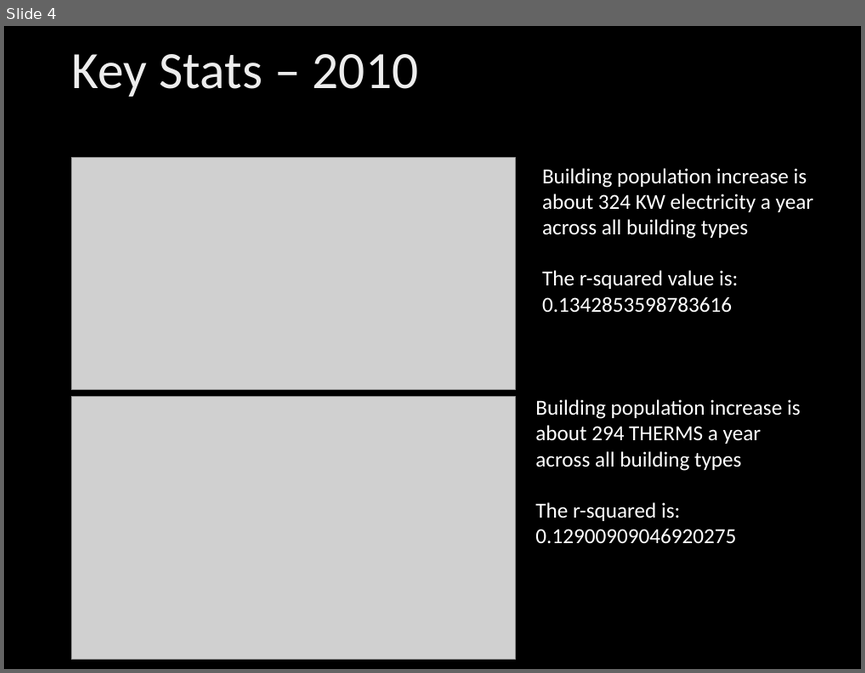
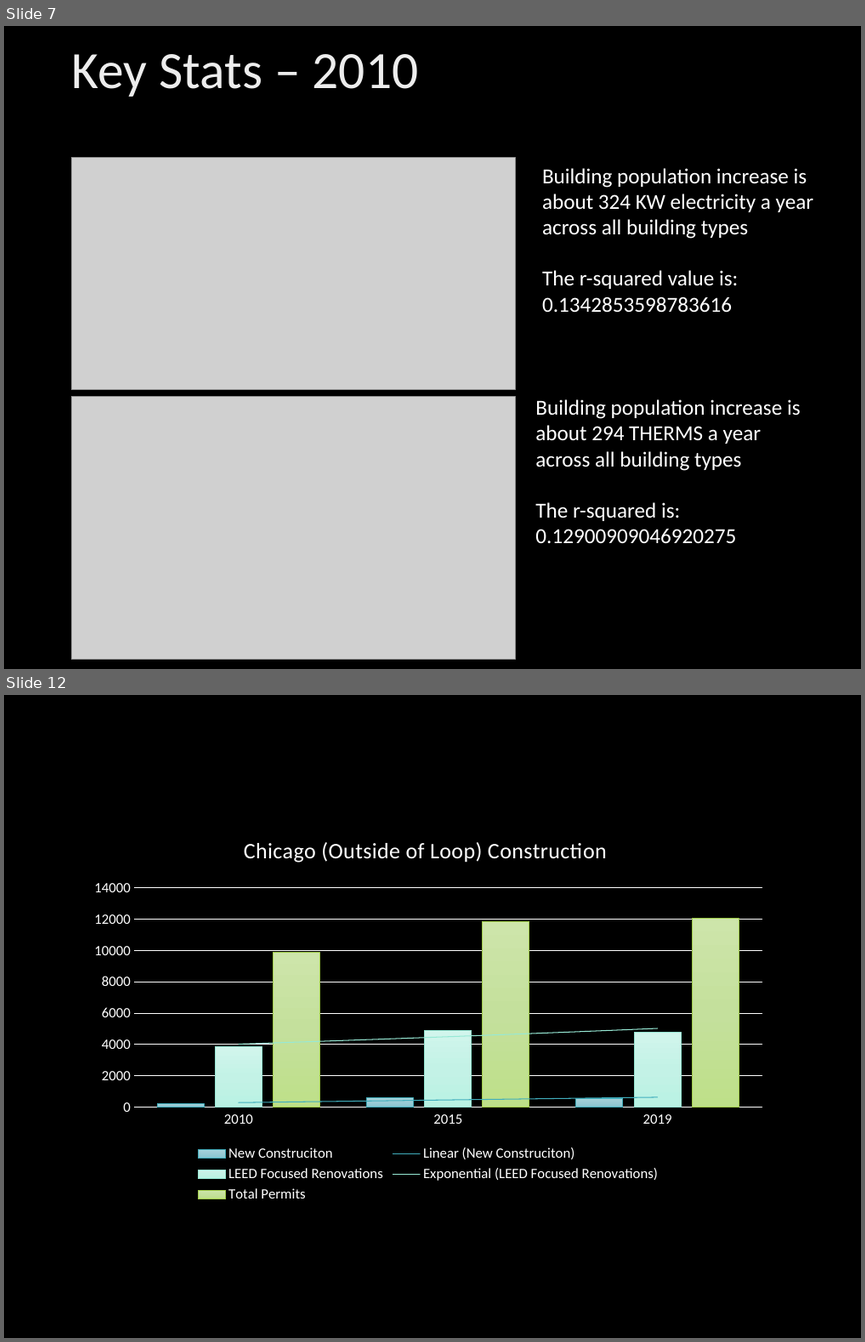
Before and after one commit to byoung11644/Chicago_Energy, a slide deck: Energy ppt.pptx. Shown one above the other, each under a label of ours: slide 4 before the commit, slides 7 and 12 after it; the slides between them are not shown. The pictures are 865x673 and 865x1342 pixels, drawn with LibreOffice and Linux fonts; fonts in the diff are those of the drawing; grey boxes stand for pictures; background and template pictures are left out. Boxes give left, top, right and bottom in pixels: in the first picture for what was removed or moved away, otherwise in the second. Text is boxed around its words. In the diff, an @@ line names an element or a change of style, - is before the commit and + after.

```diff
--- a/Energy ppt.pptx
+++ b/Energy ppt.pptx
@@ slide 12 added at (x1=4, y1=695, x2=861, y2=1338), background picture (left out) @@
@@ column chart added at (x1=80, y1=817, x2=776, y2=1206) @@
+title "Chicago (Outside of Loop) Construction  "
+categories: 2010, 2015, 2019
+New Construciton: 200, 600, 600
+LEED Focused Renovations: 3900, 4900, 4800
+Total Permits: 9900, 11800, 12100
@@ what was slide 4 is now slide 7 @@
```
Also in this commit, not shown: 3 slides changed, 6 other slides added, 1 slide removed, 1 other file.
